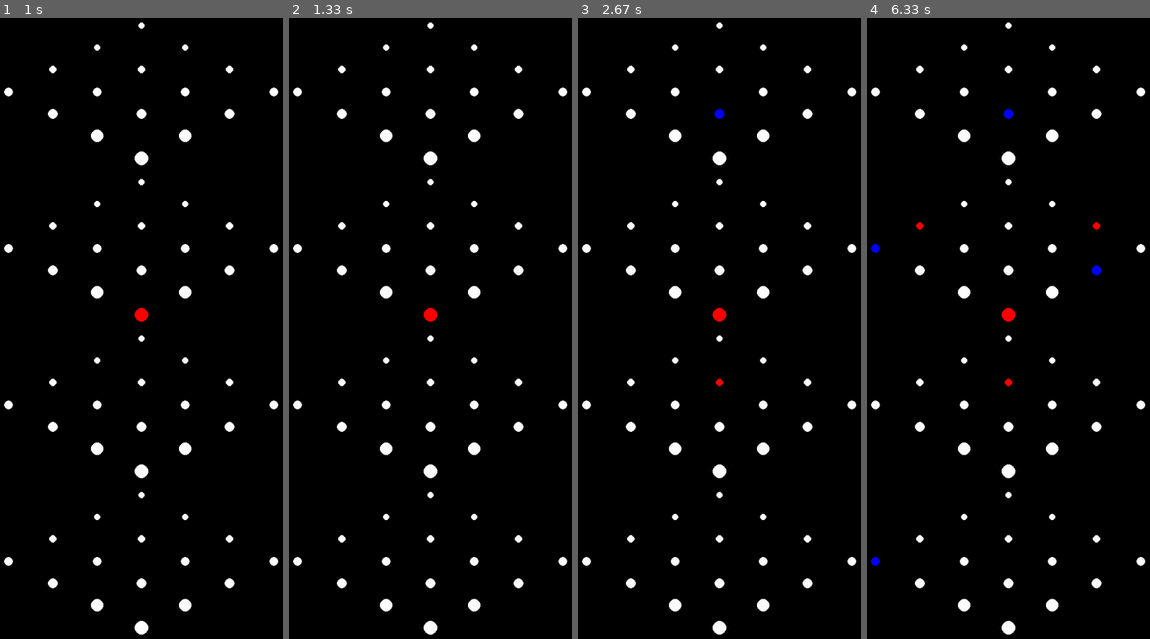
Above: before the commit, frames 1-4 (left to right).
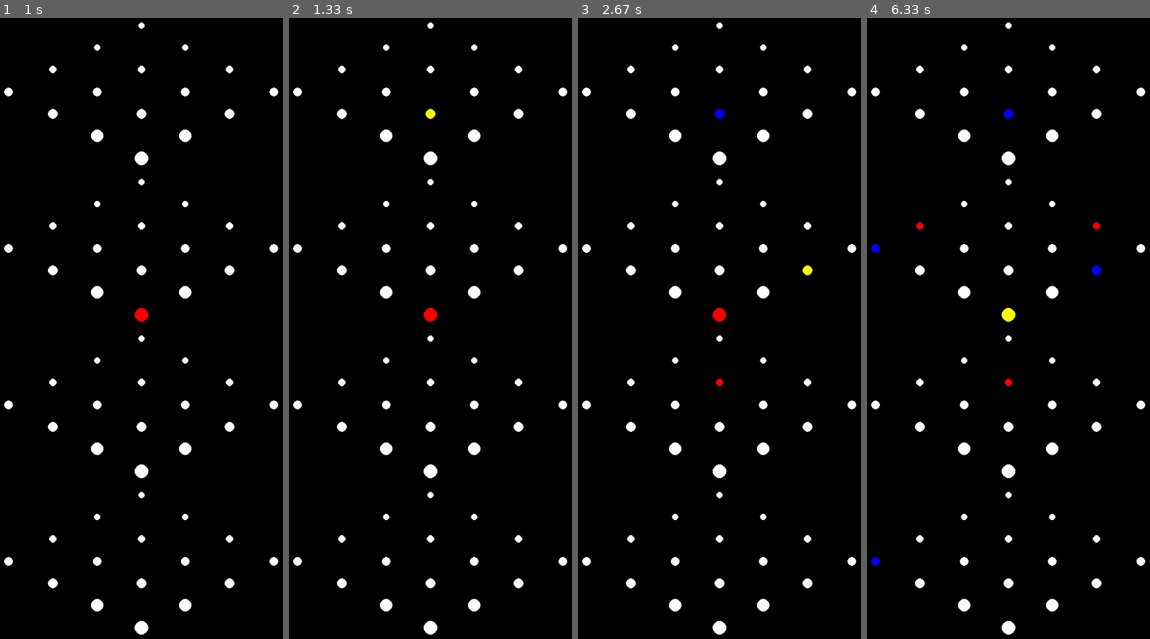
Above: after the commit, the same moments.

Repository: kluedemann/GitGud
Game: pygame game, started from main.py
Same seed, same stepped clock (60 frames per second), same inputs: the game is played once before the commit and once after it.
Inputs (mouse positions are in pixels of both pictures, inside the frame that each line leads up to):
- Up to frame 1 (1 s): click (141, 328) at 0.38 s; move the mouse to (2, 229) at 0.7 s
- Up to frame 2 (1.33 s): move the mouse to (438, 117) at 1.17 s
- Up to frame 3 (2.67 s): click (727, 117) at 1.38 s; move the mouse to (725, 390) at 1.77 s; click (725, 390) at 2.13 s; move the mouse to (810, 278) at 2.57 s
- Up to frame 4 (6.33 s): click (1099, 278) at 2.95 s; press the mouse at (1099, 278) at 3.5 s; move the mouse to (1101, 247) at 3.6 s; release the mouse at (1101, 216) at 3.73 s; click (867, 247) at 4.55 s; press the mouse at (1099, 278) at 4.87 s; move the mouse to (1002, 247) at 4.97 s; release the mouse at (909, 216) at 5.1 s; press the mouse at (1099, 278) at 5.7 s; move the mouse to (985, 415) at 5.8 s; release the mouse at (869, 558) at 5.93 s; press the mouse at (1099, 278) at 6.17 s; move the mouse to (1008, 328) at 6.27 s

Frame 1 is identical in both runs. In frame 2, less than 0.1% of the frame differs, in the area x 48-52%, y 14-17%; in frame 3, less than 0.1%; in frame 4, less than 0.1%, in the area x 47-53%, y 46-49%.

Commit message:
Highlighter

Diff:
--- a/main.py
+++ b/main.py
@@ -13,8 +13,6 @@
             h: int = 4):
         self.surface = surface
         self.bg_color = pygame.Color('black')
-        width = self.surface.get_width() // 3
-        height = self.surface.get_height() // 3
 
         self.board = [
             [
@@ -31,6 +29,7 @@
         self.turn_num = 0
         self.players = ['X', 'O']
         self.board_coords = self.get_coords()
+        self.pos = None
 
     def draw(self):
         # Draw board with coloured circles
@@ -81,7 +80,8 @@
                 # Attempt to play turn
                 player = self.players[self.turn_num % 2]
                 coords = pygame.mouse.get_pos()
-                if self.move(player, coords):
+                pos = self.get_pos(coords)
+                if self.turn(player, pos[0], pos[1], pos[2]):
                     # Successful turn
                     self.draw()
                     if self.check_win(player):
@@ -92,6 +92,36 @@
                     if self.turn_num == (self.l * self.w * self.h):
                         self.game_over = True
                         self.draw_over(' ')
+            elif event.type == pygame.MOUSEMOTION:
+                coords = pygame.mouse.get_pos()
+                if self.pos is not None:
+                    self.highlight(False)
+                self.pos = self.get_pos(coords)
+                if self.pos is not None:
+                    self.highlight(True)
+                pygame.display.update()
+
+        return
+
+    def highlight(self, is_yellow):
+        x, y, z = self.pos
+        if is_yellow:
+            color = (255, 255, 0)
+        else:
+            if self.board[z][x][y] == 'X':
+                color = (255, 0, 0)
+            elif self.board[z][x][y] == 'O':
+                color = (0, 0, 255)
+            else:
+                color = (255, 255, 255)
+        center = self.board_coords[z][x][y]
+        radius = 5 * (1.15) ** (x + y)
+        pygame.draw.circle(
+                            self.surface,
+                            color,
+                            center,
+                            radius
+                        )
         return
 
     def draw_over(self, player):
@@ -112,13 +142,13 @@
         pygame.display.update()
         return
 
-    def move(self, player, coords):
+    def get_pos(self, coords):
         # Play a move at given coordinates
         for z, board in enumerate(self.board):
             for x, row in enumerate(board):
                 for y, cube in enumerate(row):
                     if self.dist(coords, self.board_coords[z][x][y]) < 25:
-                        return self.turn(player, x, y, z)
+                        return (x, y, z)
         return
 
     def dist(self, pos1, pos2):
